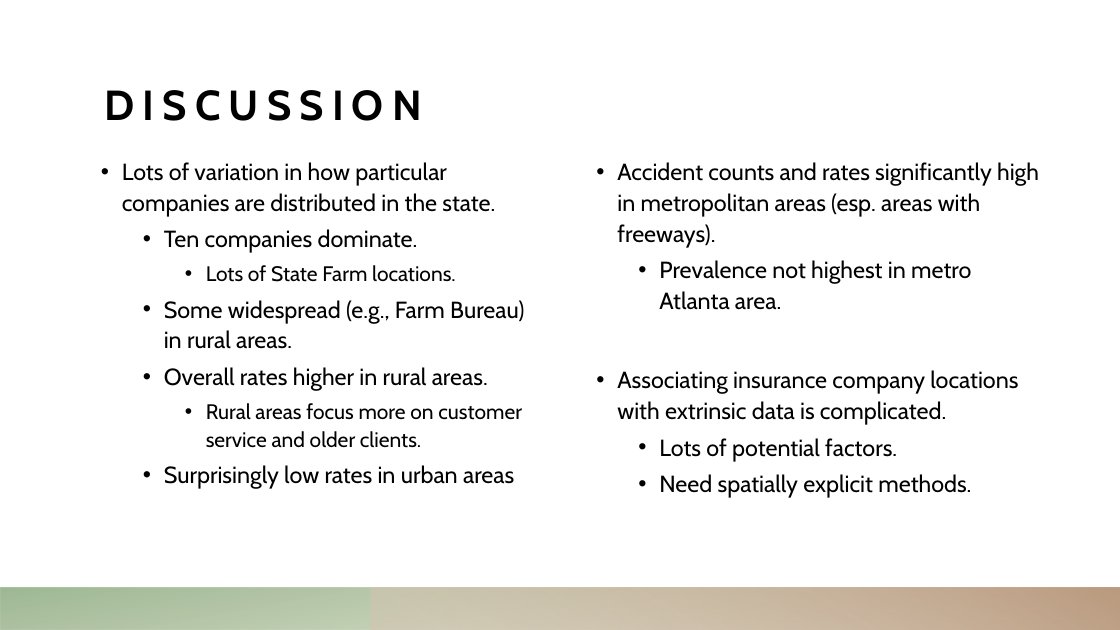
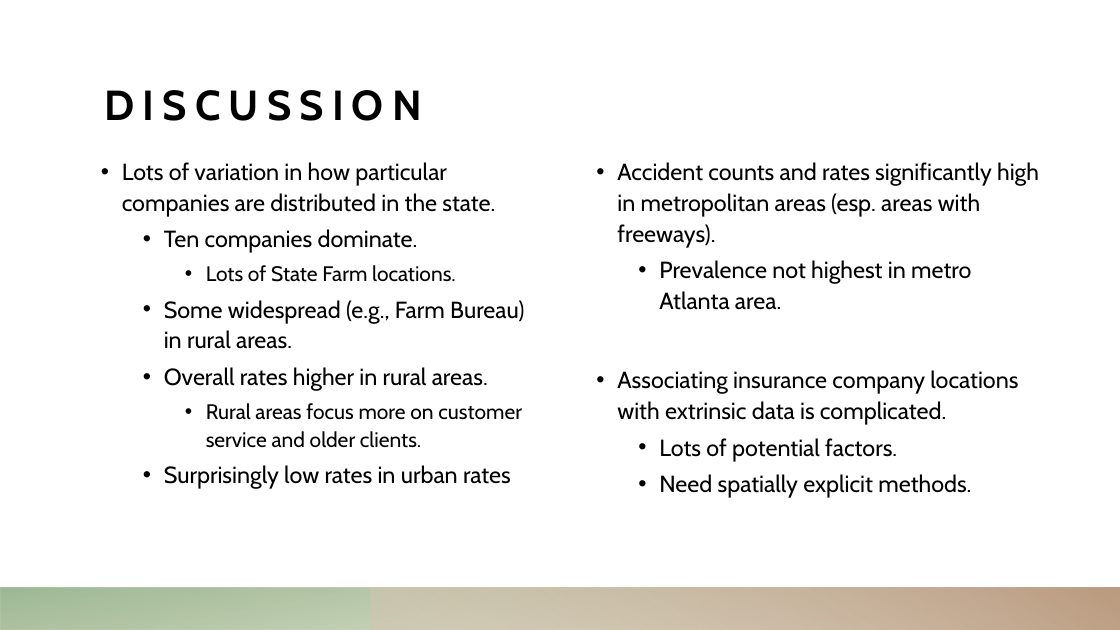
Before and after one commit to erinlzheng/project1, a slide deck: slide 18 of Project_1_Final.pptx (slide 17 before the commit). Drawn at 1120x630 pixels with LibreOffice and Linux fonts; fonts in the diff are those of the drawing. Boxes give left, top, right and bottom in pixels: in the first picture for what was removed or moved away, otherwise in the second. Text is boxed around its words. In the diff, an @@ line names an element or a change of style, - is before the commit and + after.

```diff
--- a/Project_1_Final.pptx
+++ b/Project_1_Final.pptx
@@ text at <box>164,465,511,489</box>: text changed @@
-  • Surprisingly low rates in urban areas
+  • Surprisingly low rates in urban rates
```
Also in this commit, not shown: 7 other slides changed, 1 slide added.
